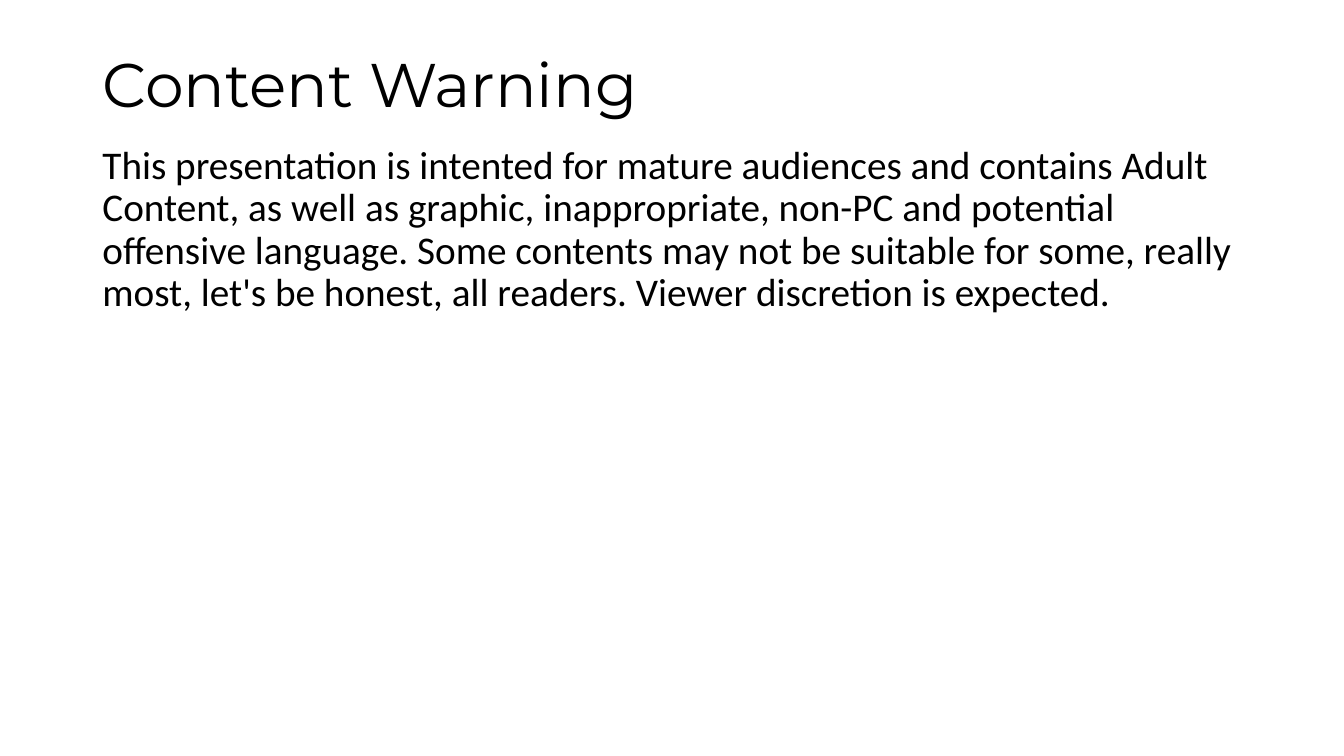
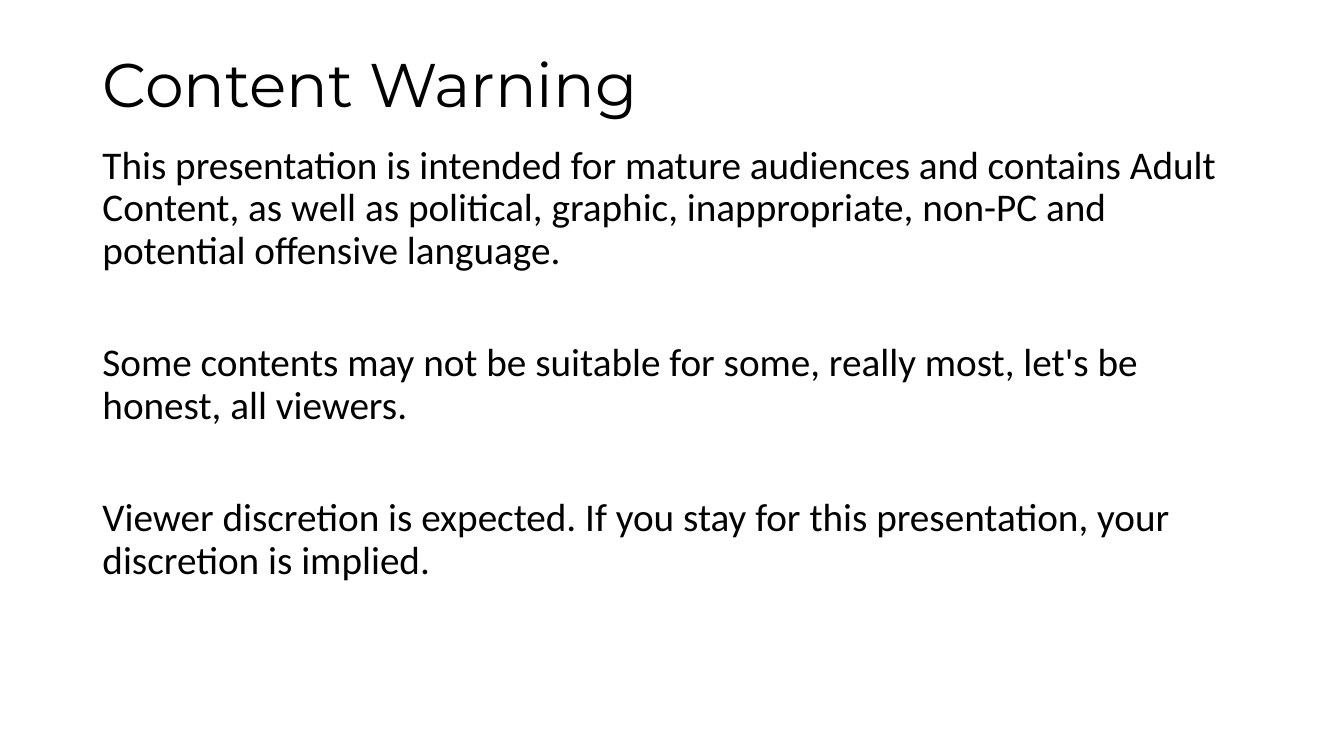
Before and after one commit to maatt4code/PicsAndStuff, a slide deck: slide 3 of Presentation/FXMM.pptx (slide 2 before the commit). Drawn at 1344x756 pixels with LibreOffice and Linux fonts; fonts in the diff are those of the drawing. Boxes give left, top, right and bottom in pixels: in the first picture for what was removed or moved away, otherwise in the second. Text is boxed around its words. In the diff, an @@ line names an element or a change of style, - is before the commit and + after.

```diff
--- a/Presentation/FXMM.pptx
+++ b/Presentation/FXMM.pptx
@@ text at [102, 151, 1216, 581]: text changed @@
-This presentation is intented for mature audiences and contains Adult Content, as well as graphic, inappropriate, non-PC and potential offensive language. Some contents may not be suitable for some, really most, let's be honest, all readers. Viewer discretion is expected.
+This presentation is intended for mature audiences and contains Adult Content, as well as political, graphic, inappropriate, non-PC and potential offensive language.
+Some contents may not be suitable for some, really most, let's be honest, all viewers.
+Viewer discretion is expected. If you stay for this presentation, your discretion is implied.
```
Also in this commit, not shown: 3 other slides changed, 10 slides added, 2 slides removed, 17 other files.
